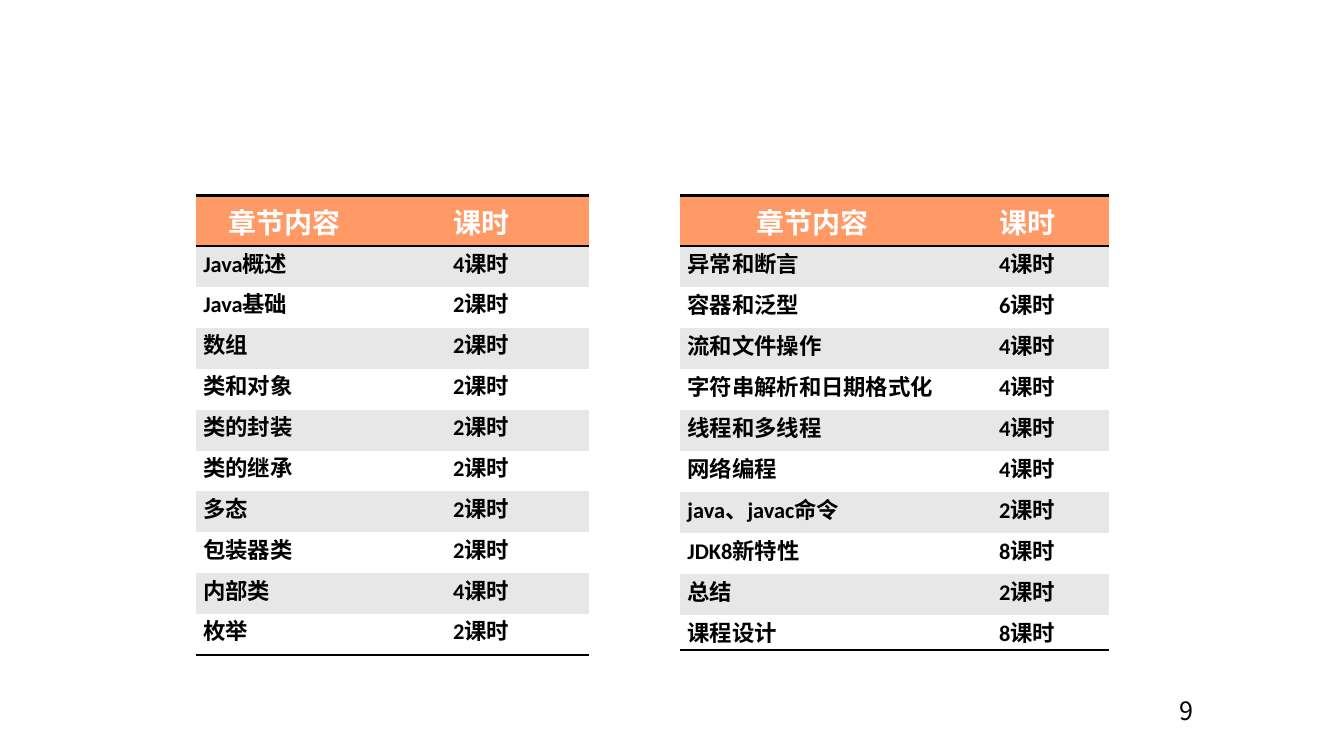
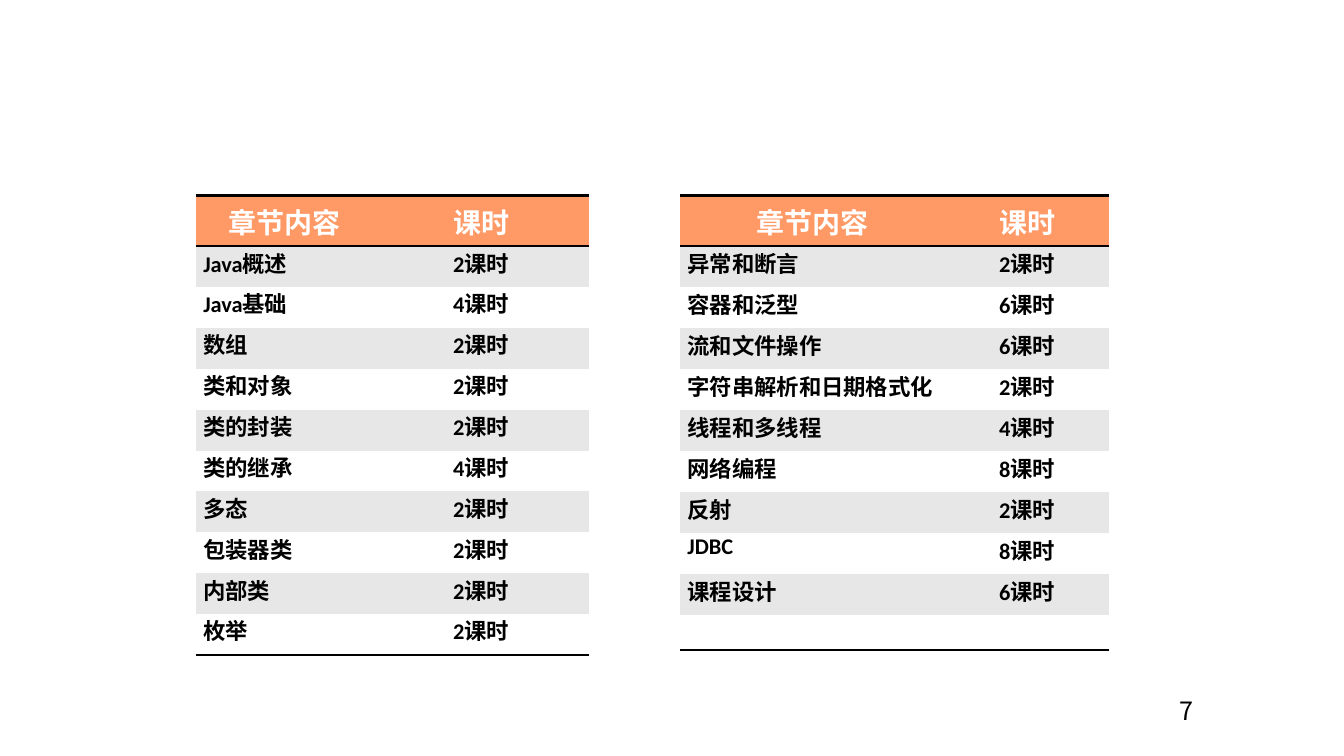
Before and after one commit to edu2act/course-JavaSE-Android, a slide deck: slide 7 of ch01/第0章 课程简介.pptx (slide 9 before the commit). Drawn at 1344x756 pixels with LibreOffice and Linux fonts; fonts in the diff are those of the drawing; background and template pictures are left out. Boxes give left, top, right and bottom in pixels: in the first picture for what was removed or moved away, otherwise in the second. Text is boxed around its words. In the diff, an @@ line names an element or a change of style, - is before the commit and + after.

Commit message:
更新课程PPT

```diff
--- a/ch01/第0章 课程简介.pptx
+++ b/ch01/第0章 课程简介.pptx
@@ table at bbox=[196, 196, 588, 645] @@
-row 2, column 2: 4课时
+row 2, column 2: 2课时
-row 3, column 2: 2课时
+row 3, column 2: 4课时
-row 7, column 2: 2课时
+row 7, column 2: 4课时
-row 10, column 2: 4课时
+row 10, column 2: 2课时
@@ table at bbox=[681, 196, 1109, 640] @@
-row 2, column 2: 4课时
+row 2, column 2: 2课时
-row 4, column 2: 4课时
+row 4, column 2: 6课时
-row 5, column 2: 4课时
+row 5, column 2: 2课时
-row 7, column 2: 4课时
+row 7, column 2: 8课时
-row 8, column 1: java、javac命令
+row 8, column 1: 反射
-row 9, column 1: JDK8新特性
+row 9, column 1: JDBC
-row 10, column 1: 总结
+row 10, column 1: 课程设计
-row 10, column 2: 2课时
+row 10, column 2: 6课时
-row 11, column 1: 课程设计
+row 11, column 1: 
-row 11, column 2: 8课时
+row 11, column 2: 
@@ page number at bbox=[1180, 701, 1194, 720]: text changed @@
-9
+7
```
Also in this commit, not shown: 6 other slides changed, 2 slides removed, 21 other files.
